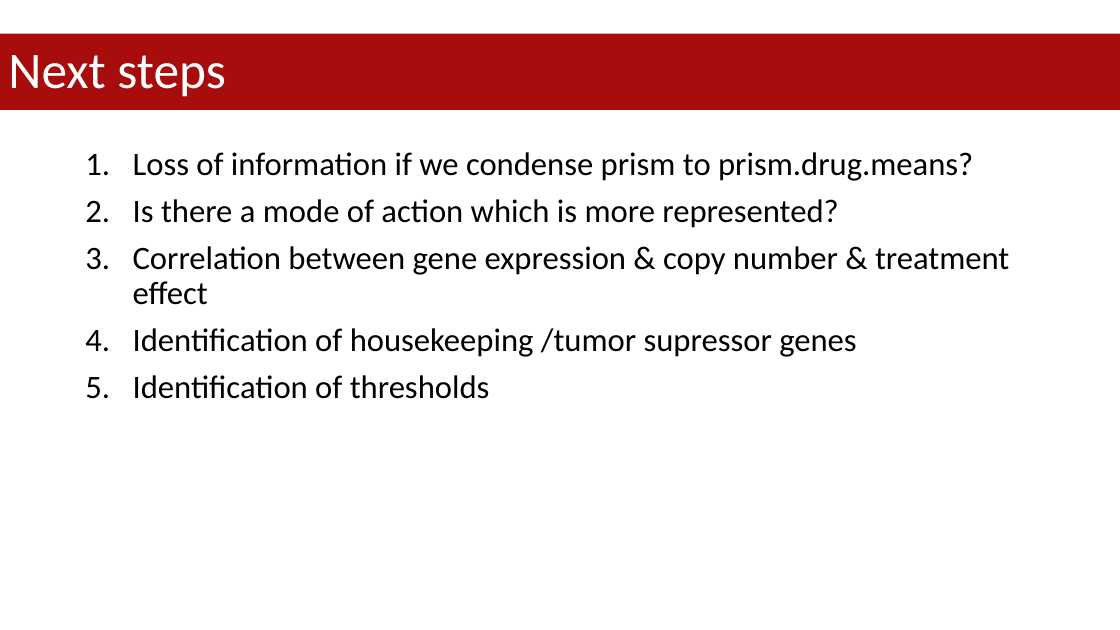
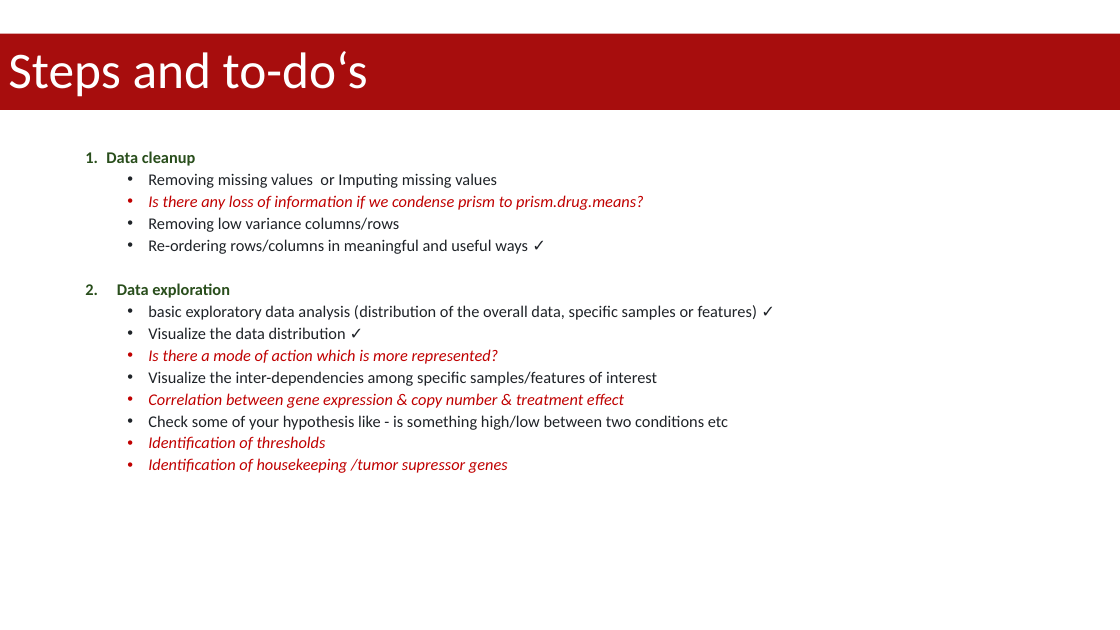
Before and after one commit to datascience-mobi-2023/topic05_team02, a slide deck: slide 3 of project proposal.pptx. Drawn at 1120x630 pixels with LibreOffice and Linux fonts; fonts in the diff are those of the drawing. Boxes give left, top, right and bottom in pixels: in the first picture for what was removed or moved away, otherwise in the second. Text is boxed around its words. In the diff, an @@ line names an element or a change of style, - is before the commit and + after.

```diff
--- a/project proposal.pptx
+++ b/project proposal.pptx
@@ title at (8,51,368,97): text changed @@
-Next steps
+Steps and to-do‘s
@@ text at (106,151,757,339): text changed; size 28 to 14 pt; text colour #000000 to #1F2328 @@
-1. Loss of information if we condense prism to prism.drug.means?
+1. Data cleanup
+  • Removing missing values or Imputing missing values
+  • Is there any loss of information if we condense prism to prism.drug.means?
+  • Removing low variance columns/rows
+  • Re-ordering rows/columns in meaningful and useful ways ✓
+2. Data exploration
+  • basic exploratory data analysis (distribution of the overall data, specific samples or features) ✓
+  • Visualize the data distribution ✓
@@ text at (148,349,624,473): size 28 to 14 pt, text colour #000000 to #C00000, italic on in "Is there a mode of action which ...", "Correlation between gene expression & copy number ...", "Identification of housekeeping /tumor supressor genes"; bullet 1. to •; list level 1 to 2 in "Is there a mode of ..."; line spacing 0.9 to 1; list level 1 to 2 in "Correlation between gene expression & ..."; list level 1 to 2 in "Identification of housekeeping /tumor supressor ..." @@
@@ text at (133,375,490,399): paragraph removed @@
-5. Identification of thresholds
@@ text at (148,371,657,386): paragraph added @@
+  • Visualize the inter-dependencies among specific samples/features of interest
@@ text at (148,415,728,450): paragraphs added @@
+  • Check some of your hypothesis like - is something high/low between two conditions etc
+  • Identification of thresholds
```
Also in this commit, not shown: 2 other slides changed, 1 slide added.
